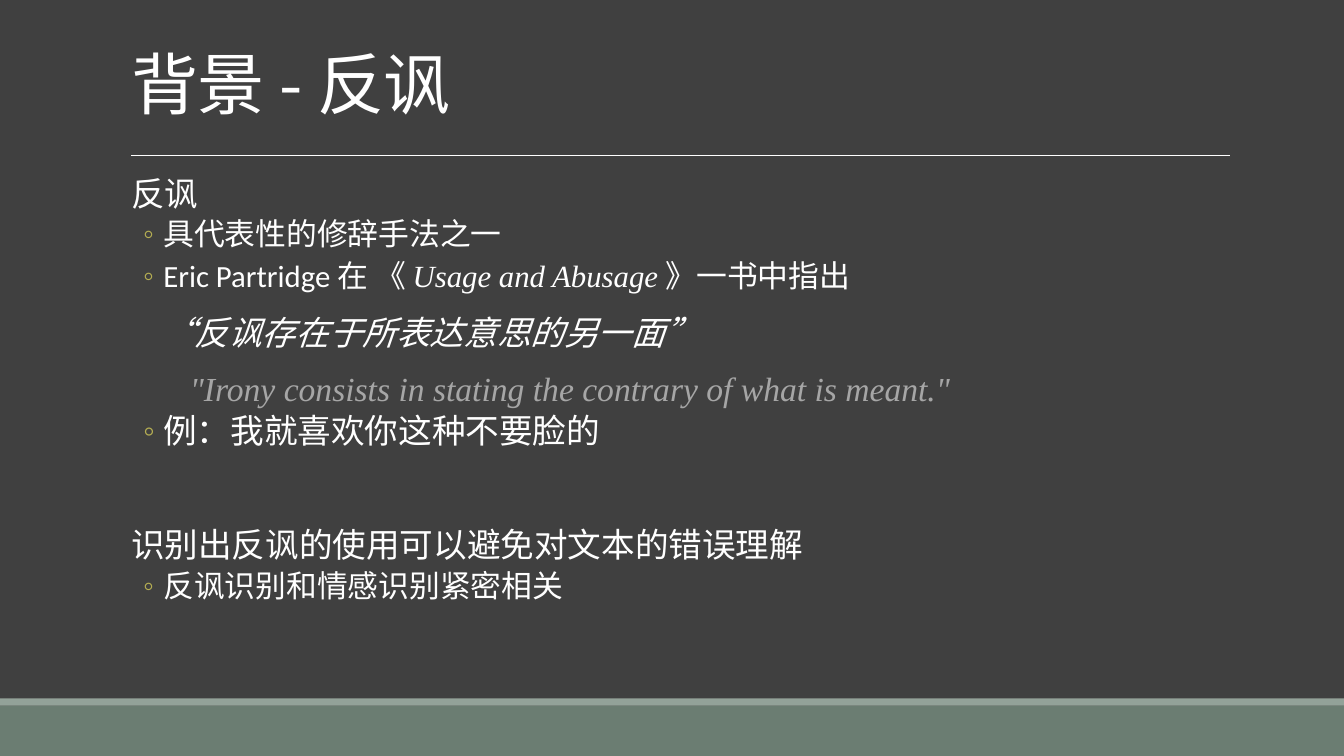
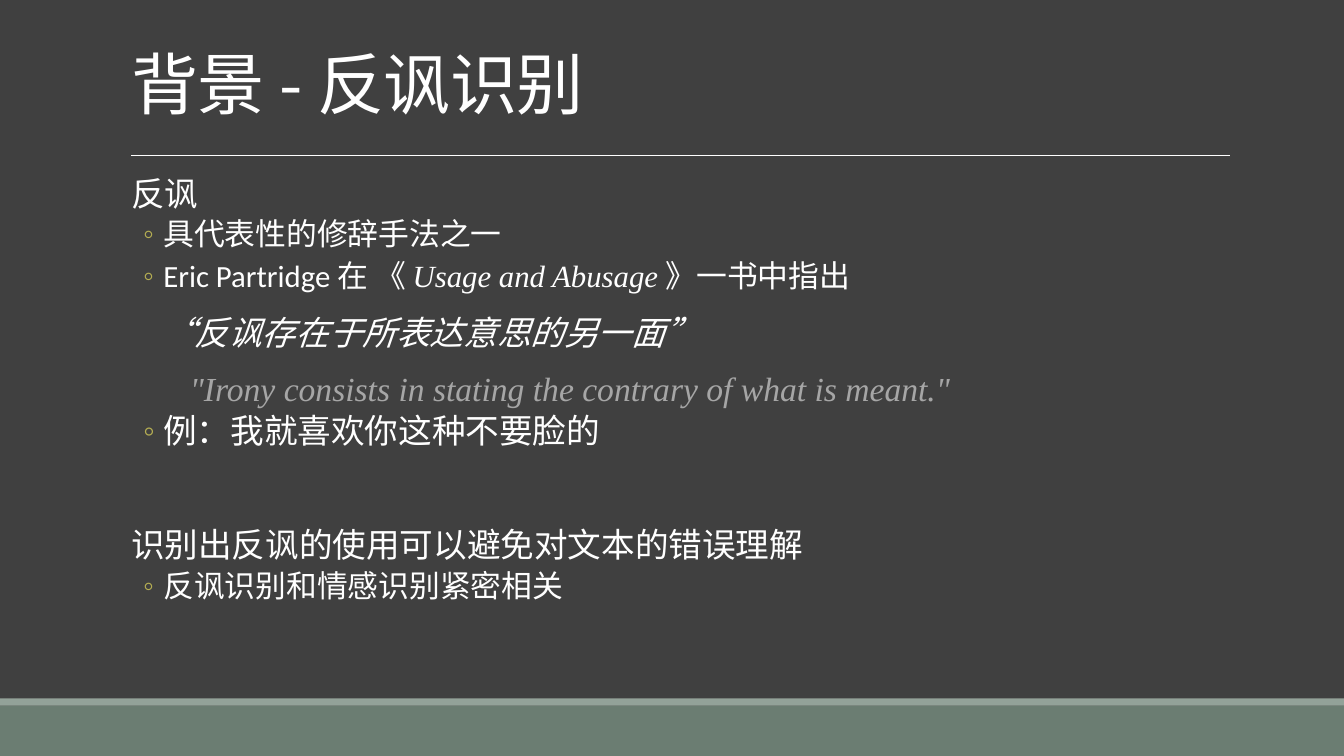
Before and after one commit to liangxh/grad2019, a slide deck: slide 5 of 计研163_梁锡豪_2016211014.pptx. Drawn at 1344x756 pixels with LibreOffice and Linux fonts; fonts in the diff are those of the drawing. Boxes give left, top, right and bottom in pixels: in the first picture for what was removed or moved away, otherwise in the second. Text is boxed around its words. In the diff, an @@ line names an element or a change of style, - is before the commit and + after.

```diff
--- a/计研163_梁锡豪_2016211014.pptx
+++ b/计研163_梁锡豪_2016211014.pptx
@@ title at (131, 52, 584, 115): text changed @@
-背景 - 反讽
+背景 - 反讽识别
```
Also in this commit, not shown: 15 other slides changed, 3 slides added, 3 slides removed, 7 other files.
